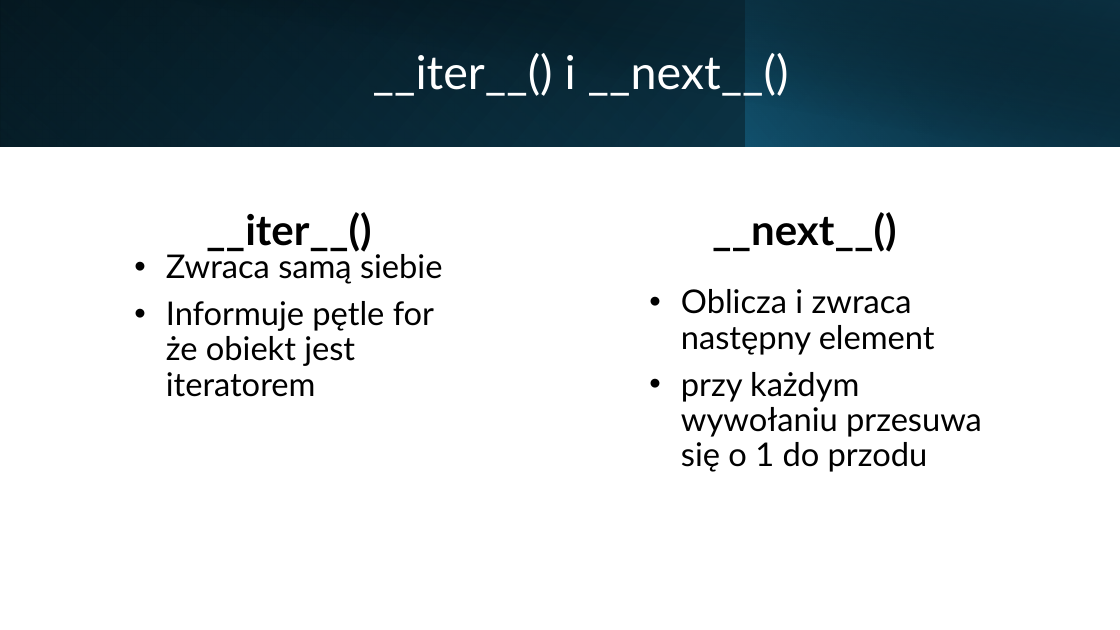
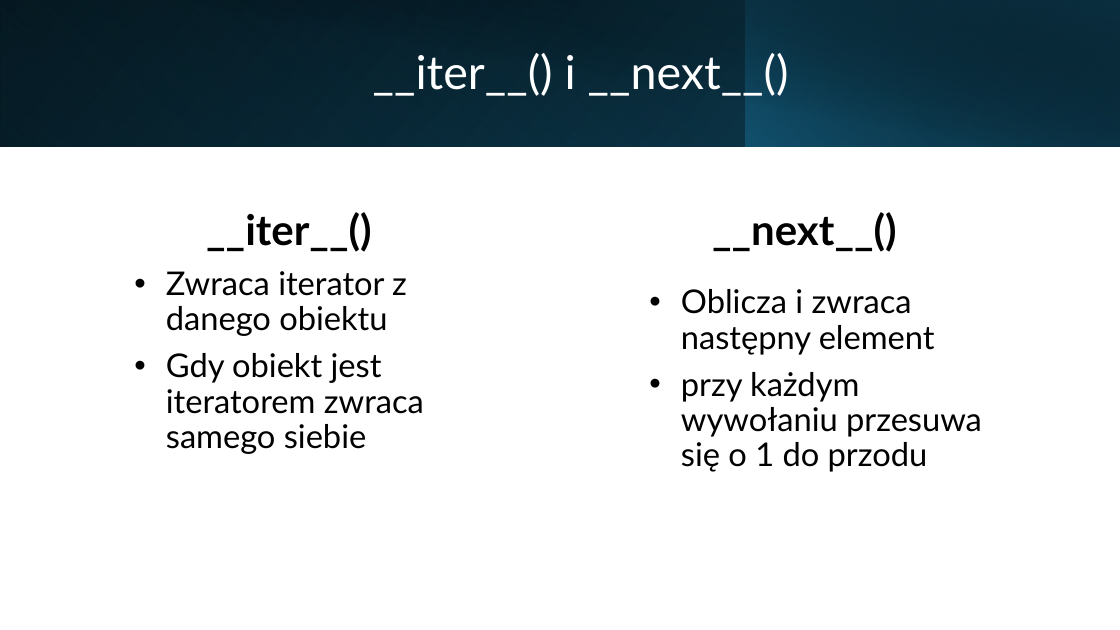
Before and after one commit to Macuseq/Generatory-i-iteratory-JPWP, a slide deck: slide 6 of Generatory i Iteratory.pptx. Drawn at 1120x630 pixels with LibreOffice and Linux fonts; fonts in the diff are those of the drawing. Boxes give left, top, right and bottom in pixels: in the first picture for what was removed or moved away, otherwise in the second. Text is boxed around its words. In the diff, an @@ line names an element or a change of style, - is before the commit and + after.

```diff
--- a/Generatory i Iteratory.pptx
+++ b/Generatory i Iteratory.pptx
@@ text at (166,271,424,454): text changed @@
-• Zwraca samą siebie
-• Informuje pętle for że obiekt jest iteratorem
+• Zwraca iterator z danego obiektu
+• Gdy obiekt jest iteratorem zwraca samego siebie
```
